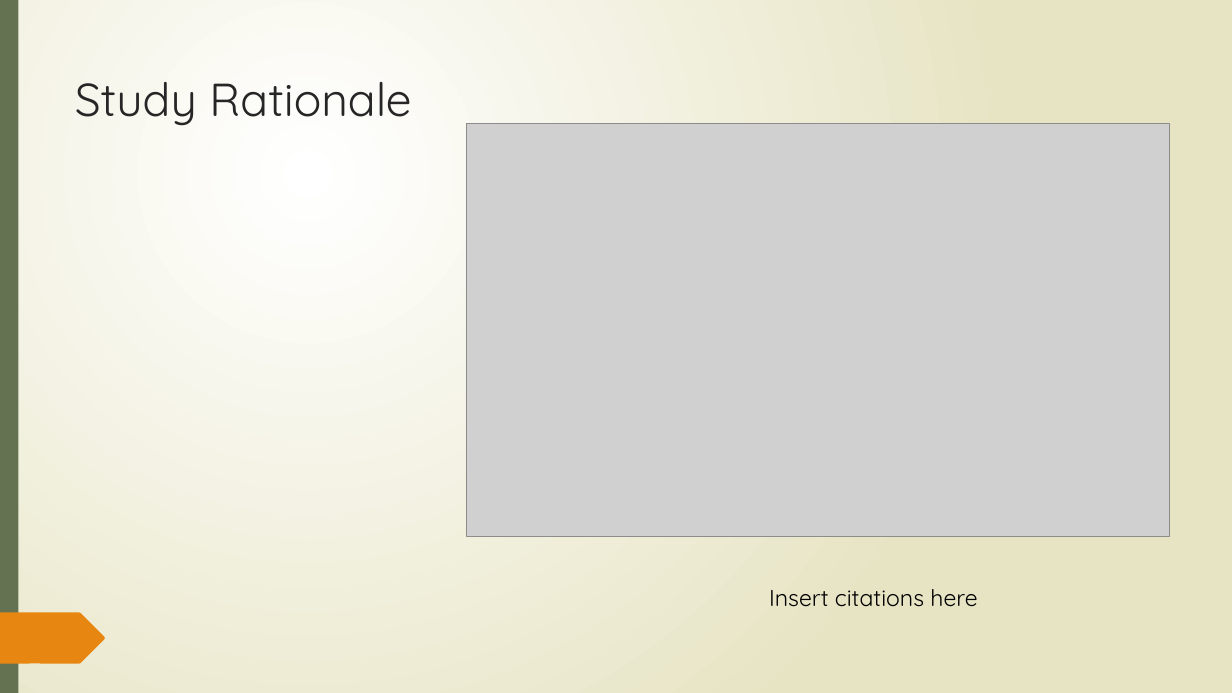
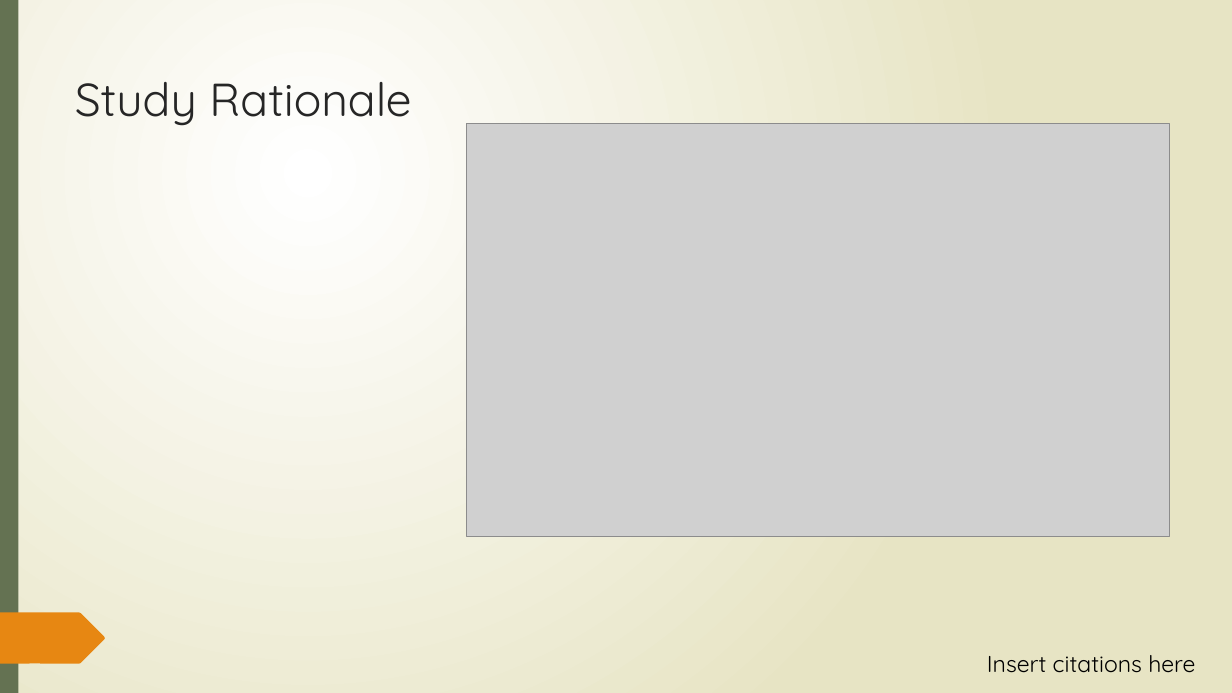
Before and after one commit to forkhala/Hydrologic_Data_Analysis_Final_Proj, a slide deck: slide 2 of TeamDocs/Examining the Hydrologic Properties of the Missouri River.pptx. Drawn at 1232x693 pixels with LibreOffice and Linux fonts; fonts in the diff are those of the drawing; grey boxes stand for pictures. Boxes give left, top, right and bottom in pixels: in the first picture for what was removed or moved away, otherwise in the second. Text is boxed around its words. In the diff, an @@ line names an element or a change of style, - is before the commit and + after.

```diff
--- a/TeamDocs/Examining the Hydrologic Properties of the Missouri River.pptx
+++ b/TeamDocs/Examining the Hydrologic Properties of the Missouri River.pptx
@@ text "Insert citations here" moved from (x1=769, y1=589, x2=977, y2=607) to (x1=987, y1=655, x2=1195, y2=673) @@
```
Also in this commit, not shown: 1 other slide changed, 2 other files.
